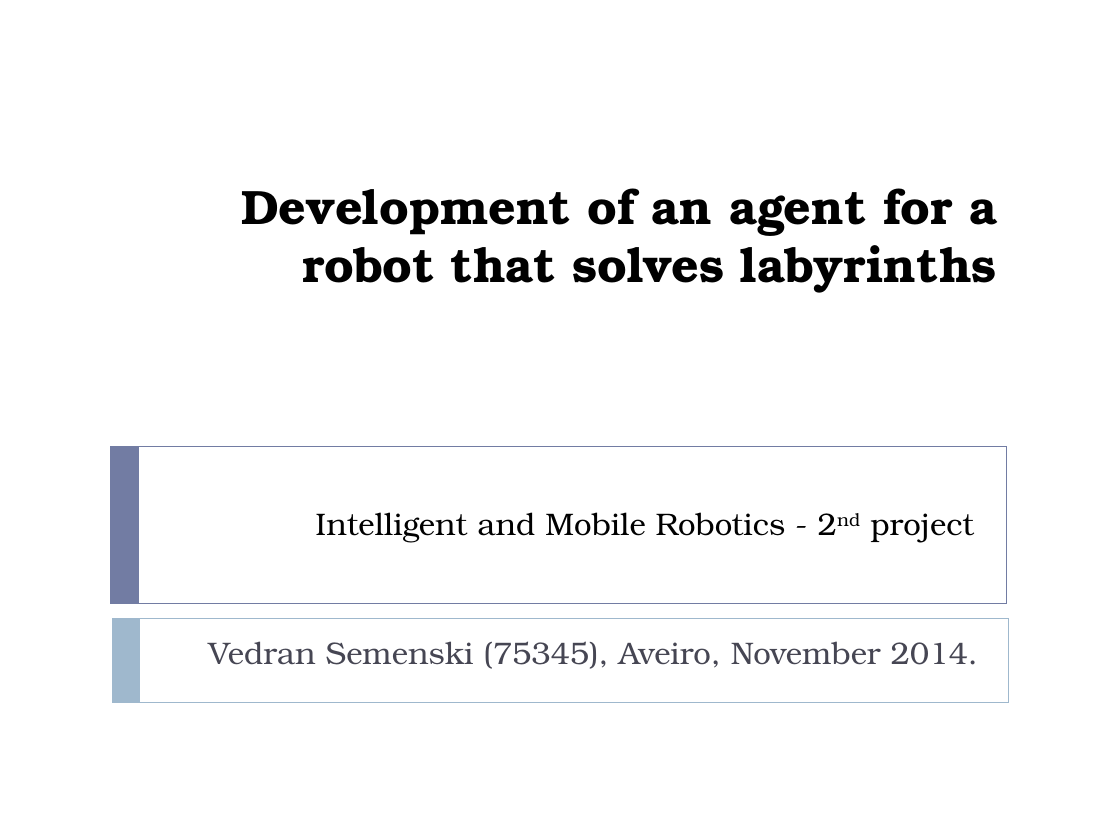
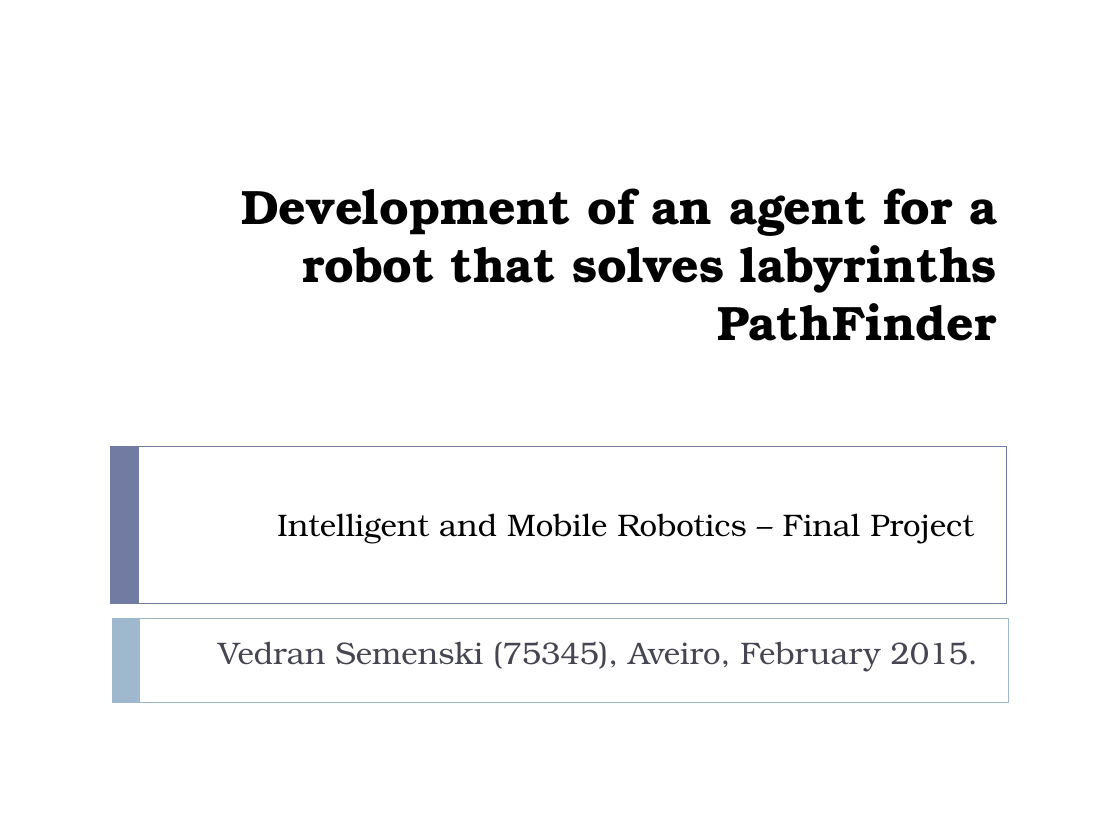
Before and after one commit to TravellerVS/RoboticAgent, a slide deck: slide 1 of Project2/Documentation/Prezentacija.ppt. Drawn at 1120x840 pixels with LibreOffice and Linux fonts; fonts in the diff are those of the drawing. Boxes give left, top, right and bottom in pixels: in the first picture for what was removed or moved away, otherwise in the second. Text is boxed around its words. In the diff, an @@ line names an element or a change of style, - is before the commit and + after.

```diff
--- a/Project2/Documentation/Prezentacija.ppt
+++ b/Project2/Documentation/Prezentacija.ppt
@@ text at (717, 291, 997, 341): paragraph added @@
+PathFinder
@@ text at (277, 513, 974, 544): text changed @@
-Intelligent and Mobile Robotics - 2nd project
+Intelligent and Mobile Robotics – Final Project
@@ text at (218, 641, 978, 672): text changed @@
-Vedran Semenski (75345), Aveiro, November 2014.
+Vedran Semenski (75345), Aveiro, February 2015.
```
Also in this commit, not shown: 5 other slides changed, 9 slides added, 7 slides removed, 1 other file.
